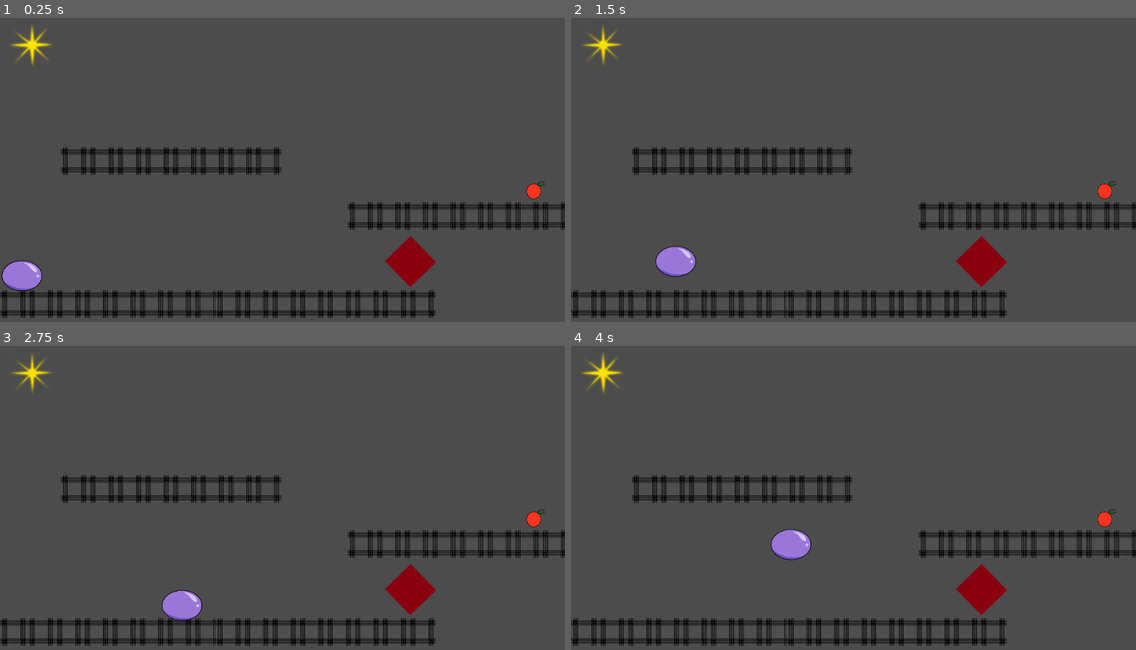
Above: before the commit, frames 1-4 (two rows, left to right).
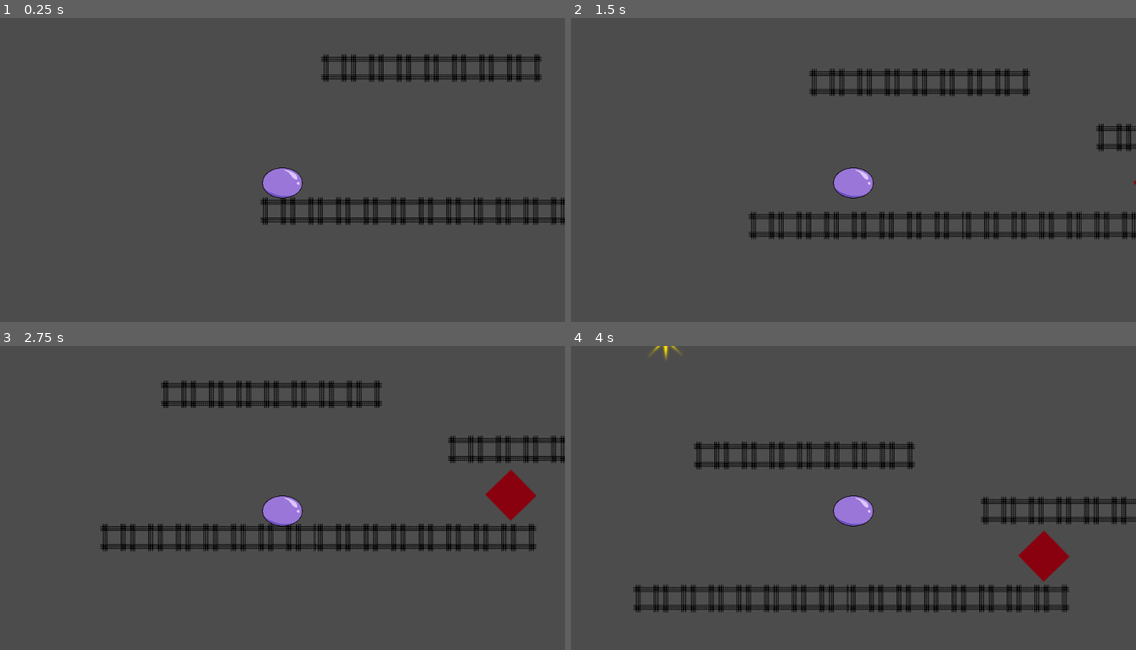
Above: after the commit, the same moments.

Repository: MarEf/SmallGameProject
Game: Godot game, scene res://Sandbox.tscn
The game is run twice, just before and just after one commit, with the same random seed, the same clock (stepped at 60 frames per second) and the same inputs. The project has no main scene, so this scene is started directly.
Inputs:
- Up to frame 1 (0.25 s): no input
- Up to frame 2 (1.5 s): hold D (move_right) 0.53-1.28 s; tap Space (jump) at 0.77 s; hold S (move_down) from 1.28 s (still down)
- Up to frame 3 (2.75 s): tap Space (jump) at 1.52 s; release S (move_down) at 2.03 s; hold D (move_right) from 2.03 s (still down)
- Up to frame 4 (4 s): tap Space (jump) at 3.02, 3.77 s; release D (move_right) at 3.53 s; hold A (move_left) from 3.53 s (still down)

The runs differ from the first frame. In frame 1, 11% of the frame differs, in the area x 0-100%, y 2-99%; in frame 2, 13%; in frame 3, 14%; in frame 4, 15%, in the area x 0-100%, y 0-99%.

Commit message:
Adjusting camera and getting started with the menu.

Diff:
--- /dev/null
+++ b/Little Slime/Main menu.tscn
@@ -0,0 +1,5 @@
+[gd_scene format=2]
+
+[node name="Main menu" type="MarginContainer"]
+margin_right = 1024.0
+margin_bottom = 600.0
--- a/Little Slime/Player.tscn
+++ b/Little Slime/Player.tscn
@@ -28,3 +28,10 @@
 [node name="AnimatedSprite" type="AnimatedSprite" parent="."]
 scale = Vector2( 0.5, 0.5 )
 frames = SubResource( 2 )
+
+[node name="Camera2D" type="Camera2D" parent="."]
+current = true
+drag_margin_left = 0.35
+drag_margin_top = 0.35
+drag_margin_right = 0.35
+drag_margin_bottom = 0.35
